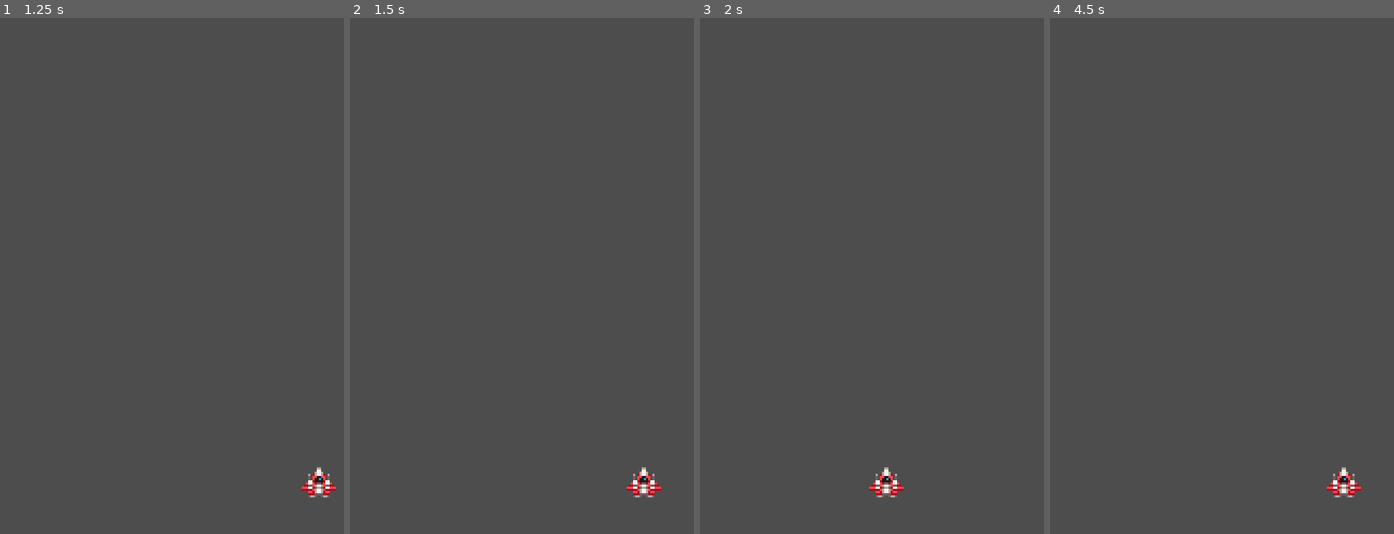
Above: before the commit, frames 1-4 (left to right).
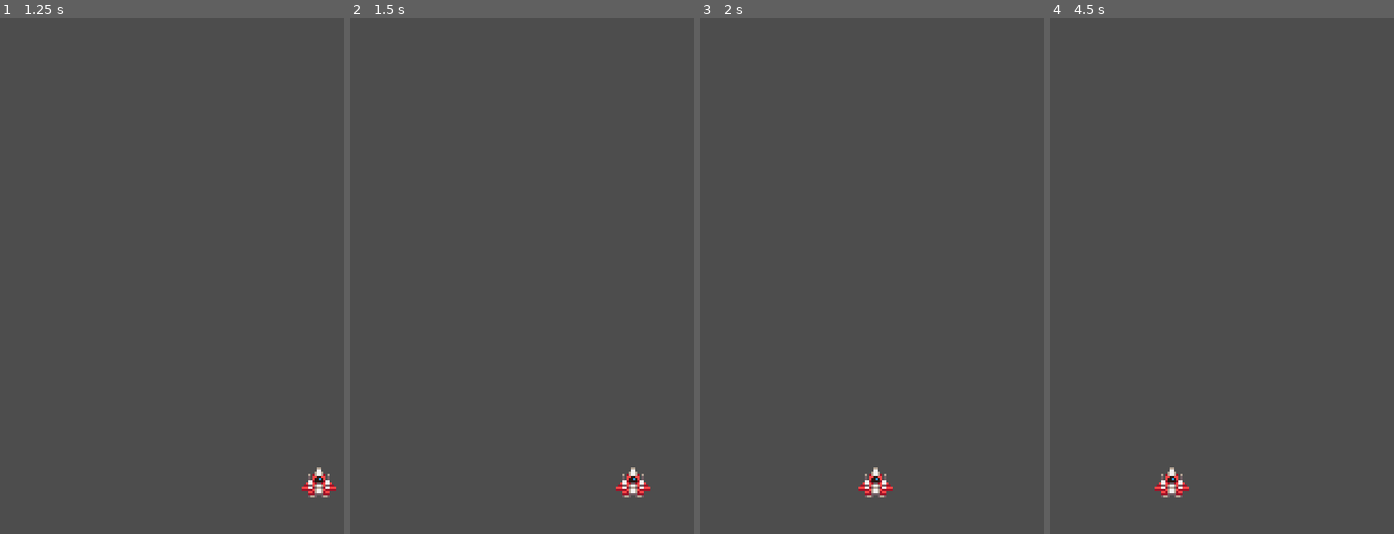
Above: after the commit, the same moments.

Repository: jaq-czaplin/Space-Resistance
Game: Godot game, scene res://game.tscn
Same seed, same stepped clock (60 frames per second), same inputs: the game is played once before the commit and once after it.
Inputs:
- Up to frame 1 (1.25 s): tap Enter at 0.5 s; hold Right (move_right) from 0.53 s (still down)
- Up to frame 2 (1.5 s): release Right (move_right) at 1.28 s; hold Left (move_left) from 1.28 s (still down)
- Up to frame 3 (2 s): keep holding Left (move_left)
- Up to frame 4 (4.5 s): release Left (move_left) at 2.03 s; hold Right (move_right) 2.03-3.53 s; tap Space at 3.5 s; hold Left (move_left) from 3.53 s (still down)

Frame 1 is identical in both runs. In frame 2, 0.5% of the frame differs, in the area x 77-91%, y 87-93%; in frame 3, 0.5%; in frame 4, 0.7%, in the area x 30-91%, y 87-93%.

Commit message:
Clamped space ship x position with PositionClampComponent

Diff:
--- a/components/PositionClampComponent.gd
+++ b/components/PositionClampComponent.gd
@@ -1,18 +1,11 @@
-# Give the component a class name so it can be instanced as a custom node
 class_name PositionClampComponent
 extends Node2D
 
-# Export the actor who's position will be clamped
 @export var actor: Node2D
+@export var margin: = 10
 
-# Export a margin for left and right (margin.x) and top and bottom (margin.y)
-@export var margin: = 8
-
-# Define the left and right borders to bounce on
 var left_border = 0
-# Use the display viewport width to get the right border of the screen
 var right_border = ProjectSettings.get_setting("display/window/size/viewport_width")
 
-func _process(delta: float) -> void:
-	# clamp the x position of the actor between the left border and the right border (accounting for the margin)
-	actor.global_position.x = clamp(actor.global_position.x, left_border+margin, right_border-margin)
+func _process(_delta: float) -> void:
+	actor.global_position.x = clamp(actor.global_position.x, left_border + margin, right_border - margin)
--- a/space_ship/ship.tscn
+++ b/space_ship/ship.tscn
@@ -1,9 +1,10 @@
-[gd_scene load_steps=9 format=3 uid="uid://br7gqd5yp8ifc"]
+[gd_scene load_steps=10 format=3 uid="uid://br7gqd5yp8ifc"]
 
 [ext_resource type="Texture2D" uid="uid://v4vvvkk7epxx" path="res://assets/sprites/ship.png" id="1_ljblw"]
 [ext_resource type="Script" path="res://components/MoveComponent.gd" id="2_g4ol5"]
 [ext_resource type="Script" path="res://components/PlayerInputComponent.gd" id="3_2sv2l"]
 [ext_resource type="Resource" uid="uid://benu3srl6cdk7" path="res://space_ship/ship_move_stats.tres" id="4_omug7"]
+[ext_resource type="Script" path="res://components/PositionClampComponent.gd" id="5_7ggmr"]
 
 [sub_resource type="AtlasTexture" id="AtlasTexture_nw5n5"]
 atlas = ExtResource("1_ljblw")
@@ -59,3 +60,7 @@
 script = ExtResource("3_2sv2l")
 move_component = NodePath("../MoveComponent")
 move_stats = ExtResource("4_omug7")
+
+[node name="PositionClampComponent" type="Node2D" parent="." node_paths=PackedStringArray("actor")]
+script = ExtResource("5_7ggmr")
+actor = NodePath("..")
